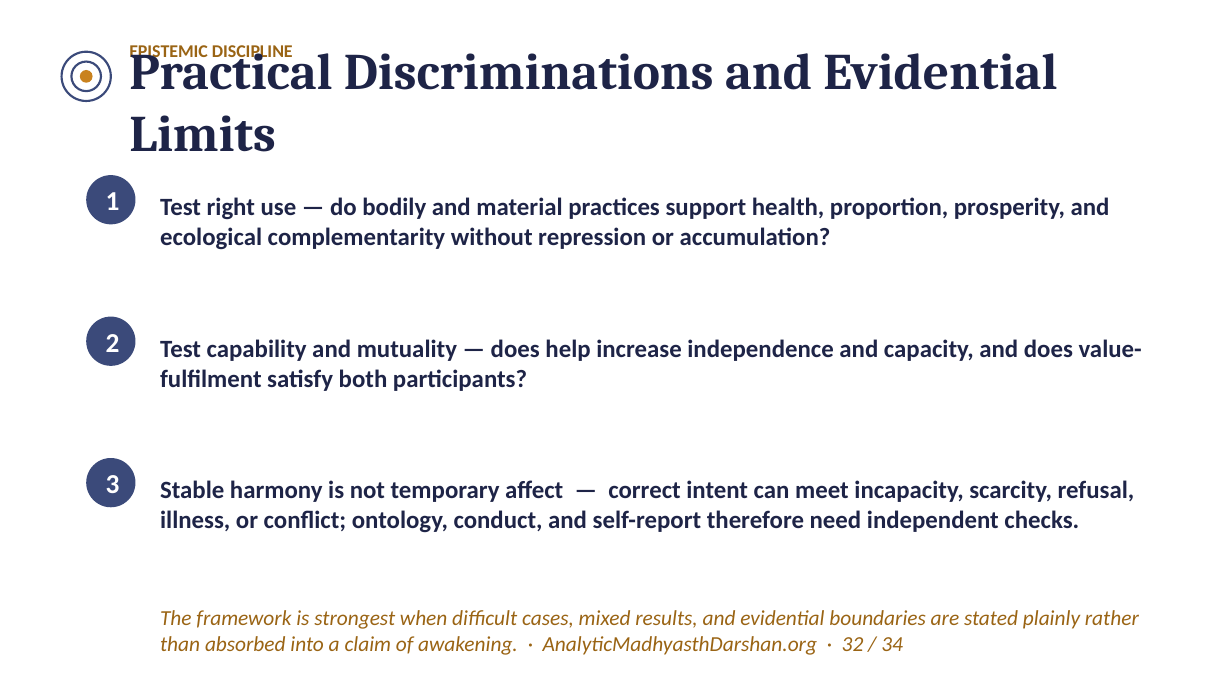
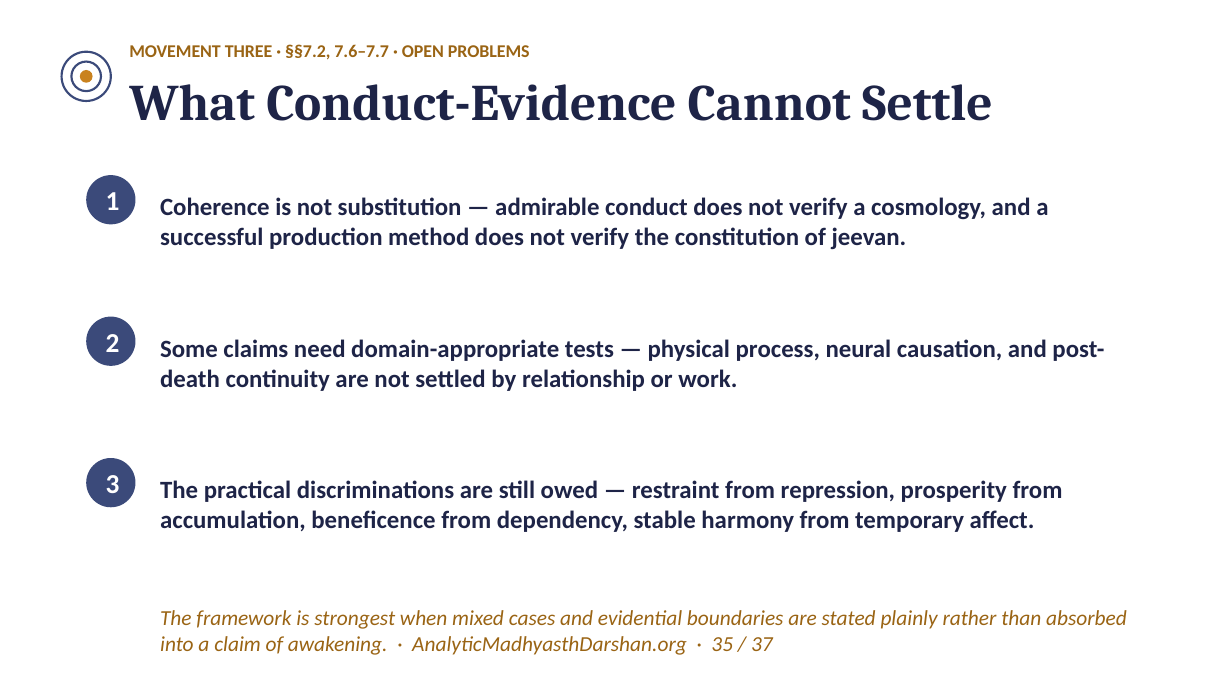
Before and after one commit to raghavamohan/AnalyticMadhyasthDarshan, a slide deck: slide 35 of Studies/The-Epistemology-of-Coexistence/The-Epistemology-of-Coexistence-Madhyasth-Darshan.pptx (slide 32 before the commit). Drawn at 1232x693 pixels with LibreOffice and Linux fonts; fonts in the diff are those of the drawing. Boxes give left, top, right and bottom in pixels: in the first picture for what was removed or moved away, otherwise in the second. Text is boxed around its words. In the diff, an @@ line names an element or a change of style, - is before the commit and + after.

```diff
--- a/Studies/The-Epistemology-of-Coexistence/The-Epistemology-of-Coexistence-Madhyasth-Darshan.pptx
+++ b/Studies/The-Epistemology-of-Coexistence/The-Epistemology-of-Coexistence-Madhyasth-Darshan.pptx
@@ text at bbox=[129, 44, 530, 60]: text changed @@
-EPISTEMIC DISCIPLINE
+MOVEMENT THREE · §§7.2, 7.6–7.7 · OPEN PROBLEMS
@@ text at bbox=[129, 84, 993, 121]: text changed @@
-Practical Discriminations and Evidential Limits
+What Conduct-Evidence Cannot Settle
@@ text at bbox=[160, 197, 1048, 249]: text changed @@
-Test right use — do bodily and material practices support health, proportion, prosperity, and ecological complementarity without repression or accumulation?
+Coherence is not substitution — admirable conduct does not verify a cosmology, and a successful production method does not verify the constitution of jeevan.
@@ text at bbox=[160, 339, 1104, 391]: text changed @@
-Test capability and mutuality — does help increase independence and capacity, and does value-fulfilment satisfy both participants?
+Some claims need domain-appropriate tests — physical process, neural causation, and post-death continuity are not settled by relationship or work.
@@ text at bbox=[160, 480, 1063, 532]: text changed @@
-Stable harmony is not temporary affect — correct intent can meet incapacity, scarcity, refusal, illness, or conflict; ontology, conduct, and self-report therefore need independent checks.
+The practical discriminations are still owed — restraint from repression, prosperity from accumulation, beneficence from dependency, stable harmony from temporary affect.
@@ text at bbox=[160, 610, 1127, 655]: text changed @@
-The framework is strongest when difficult cases, mixed results, and evidential boundaries are stated plainly rather than absorbed into a claim of awakening. · AnalyticMadhyasthDarshan.org · 32 / 34
+The framework is strongest when mixed cases and evidential boundaries are stated plainly rather than absorbed into a claim of awakening. · AnalyticMadhyasthDarshan.org · 35 / 37
```
Also in this commit, not shown: 31 other slides changed, 5 slides added, 2 slides removed.
